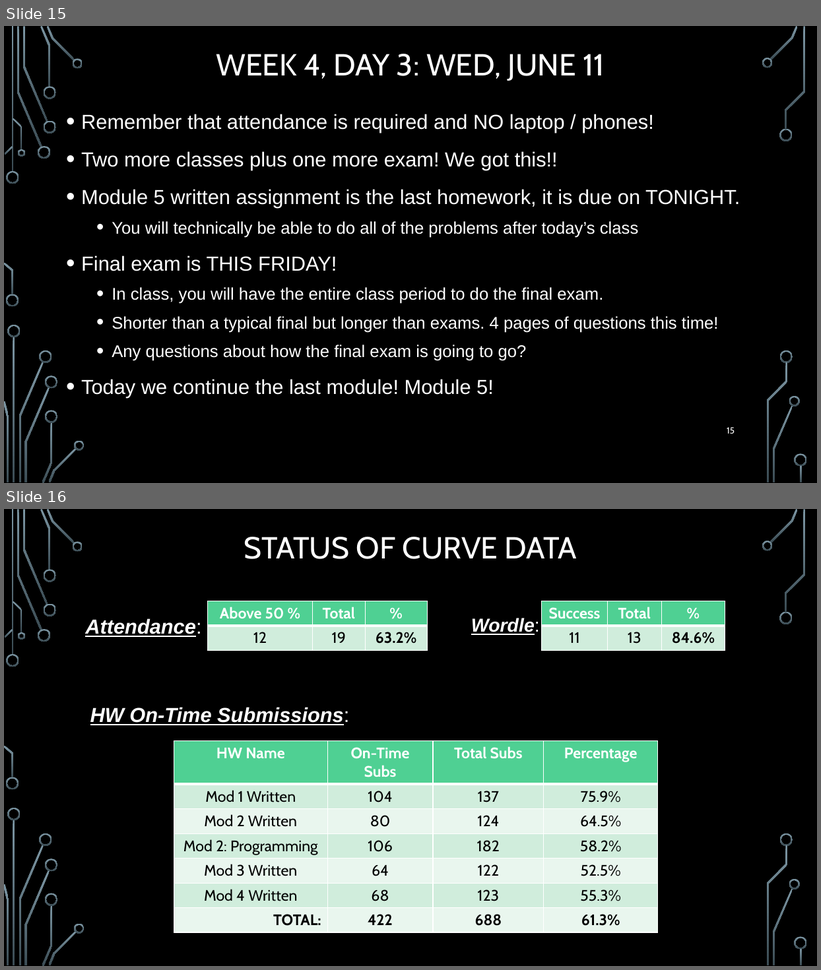
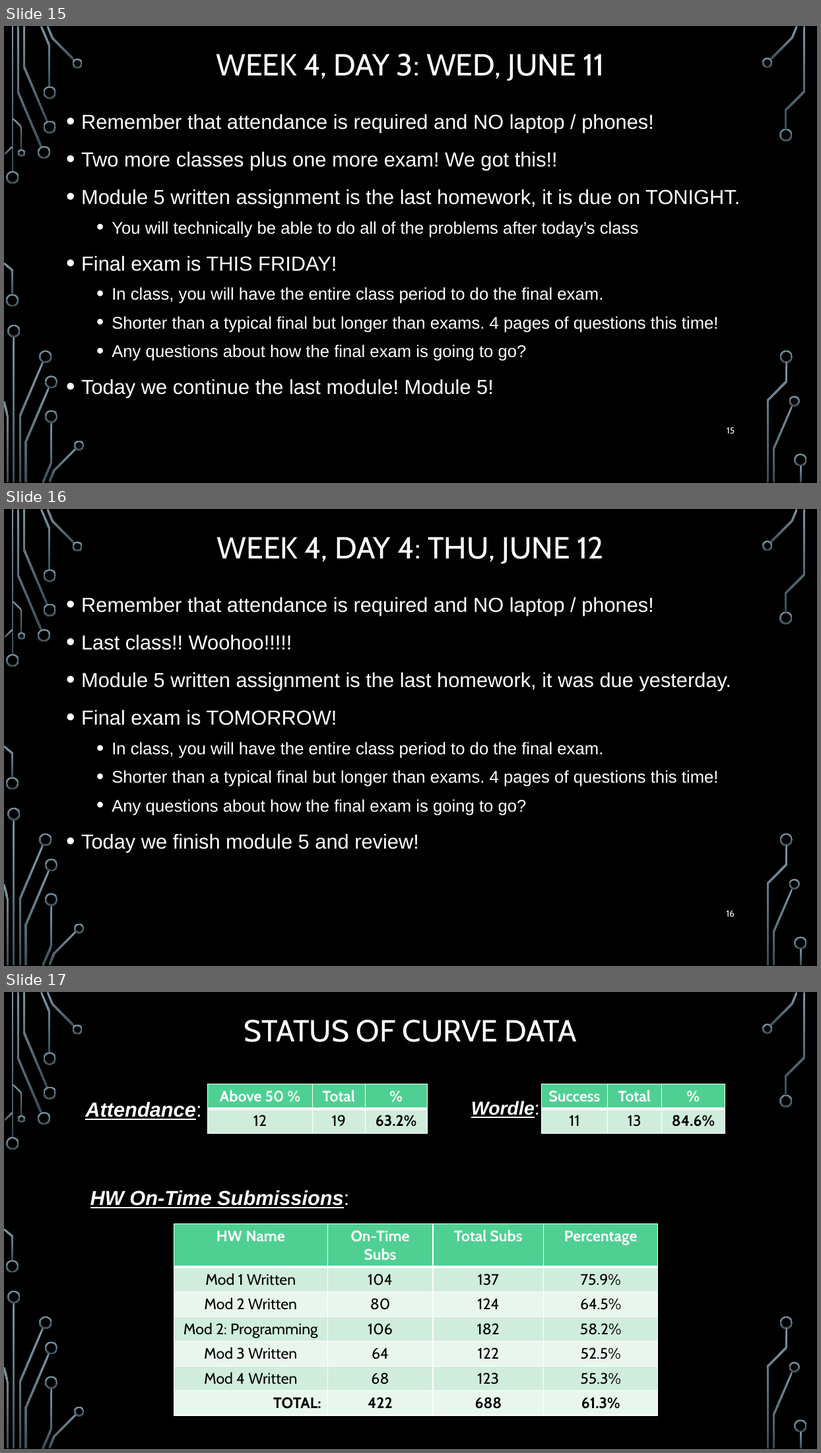
Before and after one commit to markfloryan/dmt2, a slide deck: slides/00-DailyAnnouncements.pptx. Shown one above the other, each under a label of ours: slides 15 and 16 before the commit, slides 15, 16 and 17 after it. The pictures are 821x970 and 821x1453 pixels, drawn with LibreOffice and Linux fonts; fonts in the diff are those of the drawing; background and template pictures are left out. Boxes give left, top, right and bottom in pixels: in the first picture for what was removed or moved away, otherwise in the second. Text is boxed around its words. In the diff, an @@ line names an element or a change of style, - is before the commit and + after.

```diff
--- a/slides/00-DailyAnnouncements.pptx
+++ b/slides/00-DailyAnnouncements.pptx
@@ slide 16 added at (4, 509, 817, 966), background picture (left out); not listed: 36 template elements that a slide beside it also shows @@
@@ title added at (217, 537, 604, 564), 36 pt, text #FFFFFF @@
+WEEK 4, DAY 4: THU, JUNE 12
@@ text added at (81, 597, 732, 852), 24 pt, text #FFFFFF @@
+• Remember that attendance is required and NO laptop / phones!
+• Last class!! Woohoo!!!!!
+• Module 5 written assignment is the last homework, it was due yesterday.
+• Final exam is TOMORROW!
+  • In class, you will have the entire class period to do the final exam.
+  • Shorter than a typical final but longer than exams. 4 pages of questions this time!
+  • Any questions about how the final exam is going to go?
+• Today we finish module 5 and review!
@@ page number added at (727, 910, 735, 917), 10.5 pt, text #FFFFFF @@
+16
@@ what was slide 16 is now slide 17 @@
```
Also in this commit, not shown: 2 other files.
